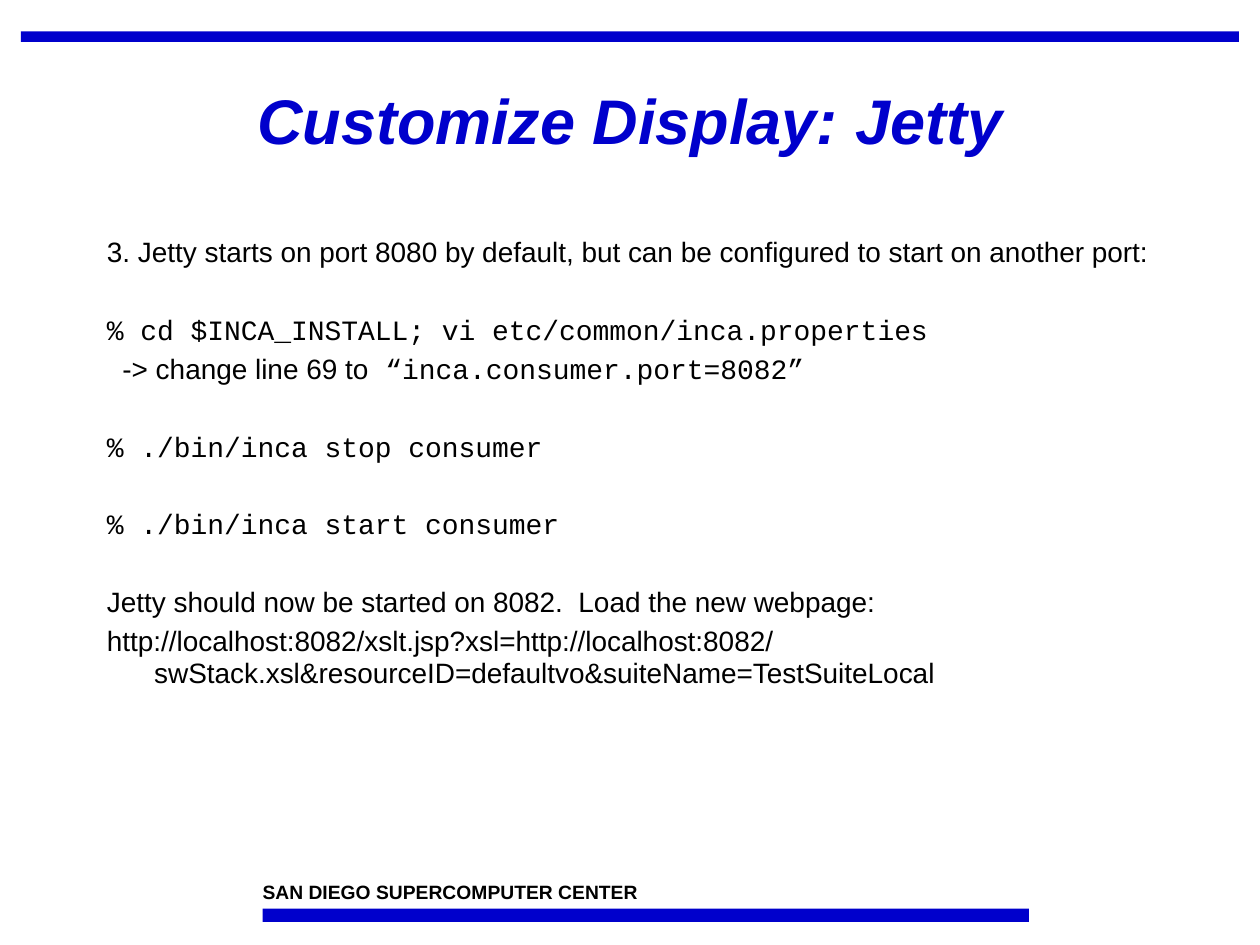
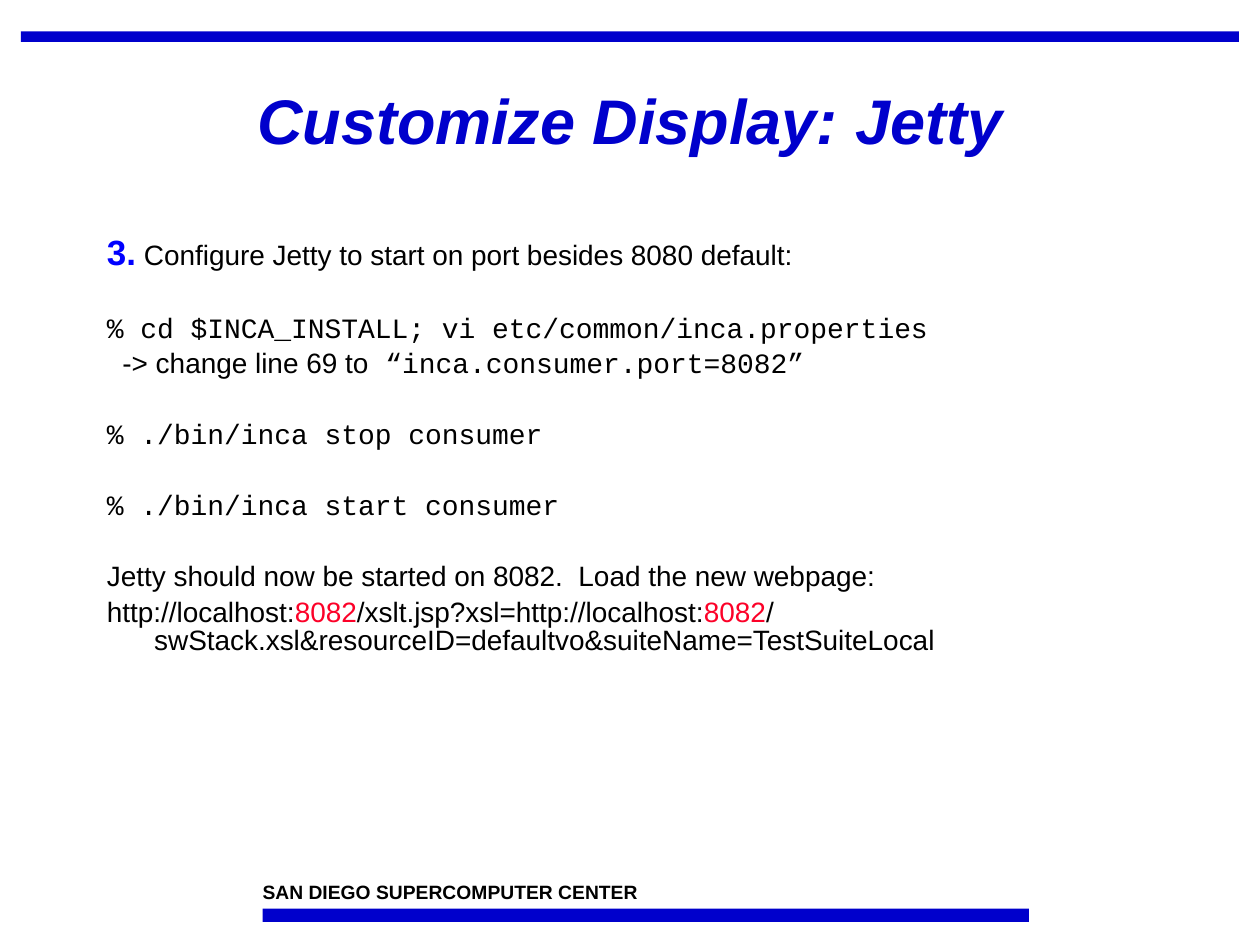
Before and after one commit to IncaProject/inca-xsede, a slide deck: slide 8 of talks/feb-06-workshop/dataConsumersHandsOn.ppt. Drawn at 1260x945 pixels with LibreOffice and Linux fonts; fonts in the diff are those of the drawing; background and template pictures are left out. Boxes give left, top, right and bottom in pixels: in the first picture for what was removed or moved away, otherwise in the second. Text is boxed around its words. In the diff, an @@ line names an element or a change of style, - is before the commit and + after.

Commit message:
add pdf for data consumers

```diff
--- a/talks/feb-06-workshop/dataConsumersHandsOn.ppt
+++ b/talks/feb-06-workshop/dataConsumersHandsOn.ppt
@@ text at box(107, 240, 793, 270): text changed @@
-3. Jetty starts on port 8080 by default, but can be configured to start on another port:
+3. Configure Jetty to start on port besides 8080 default:
@@ text at box(107, 318, 934, 651): text colour #000000 to #FC0128 in "http://localhost:8082/xslt.jsp?xsl=http://localhost:8082/swS ..."; line spacing 0.95 to 0.85 @@
```
Also in this commit, not shown: 5 other slides changed, 3 other files.
